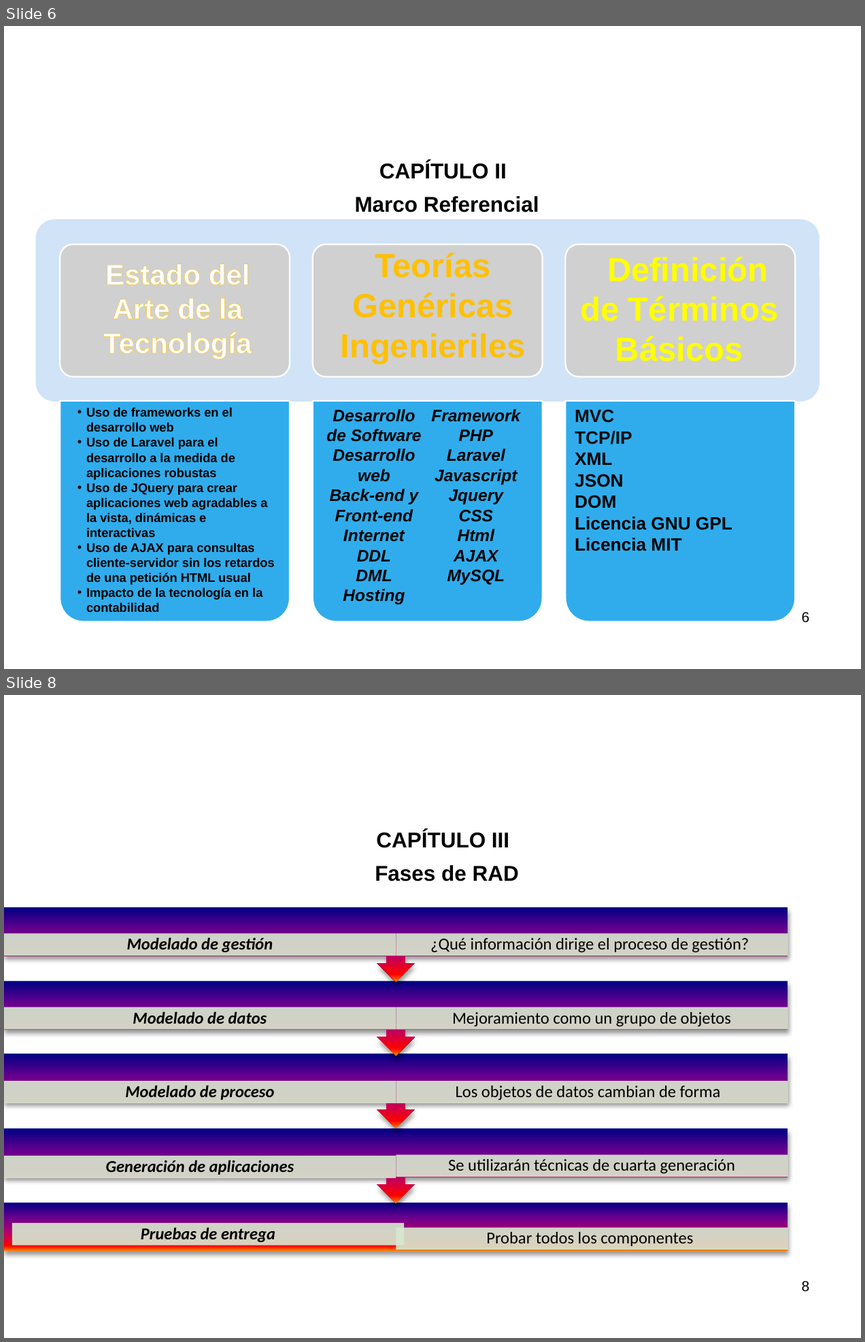
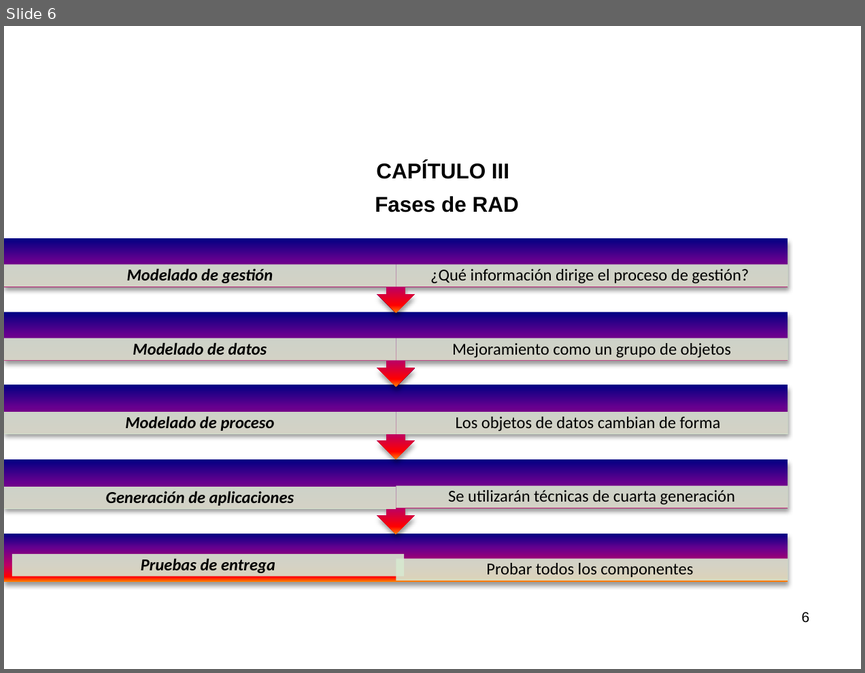
Before and after one commit to AEVegaEngineer/Tesis, a slide deck: diapositivas Andrés Vega.pptx. Shown one above the other, each under a label of ours: slides 6 and 8 before the commit, slide 6 after it; the slides between them are not shown. The pictures are 865x1342 and 865x673 pixels, drawn with LibreOffice and Linux fonts; fonts in the diff are those of the drawing; grey boxes stand for pictures; background and template pictures are left out. Boxes give left, top, right and bottom in pixels: in the first picture for what was removed or moved away, otherwise in the second. Text is boxed around its words. In the diff, an @@ line names an element or a change of style, - is before the commit and + after.

```diff
--- a/diapositivas Andrés Vega.pptx
+++ b/diapositivas Andrés Vega.pptx
@@ slide 6 removed at [4, 26, 861, 669], background picture (left out) @@
@@ text removed at [379, 161, 506, 179] @@
-CAPÍTULO II
@@ text removed at [355, 196, 539, 212] @@
-Marco Referencial
@@ text removed at [103, 263, 252, 359] @@
-Estado del Arte de la Tecnología
@@ text removed at [341, 252, 526, 364] @@
-Teorías Genéricas Ingenieriles
@@ text removed at [580, 257, 778, 361] @@
-Definición de Términos Básicos
@@ text removed at [86, 407, 275, 611] @@
-• Uso de frameworks en el desarrollo web
-• Uso de Laravel para el desarrollo a la medida de aplicaciones robustas
-• Uso de JQuery para crear aplicaciones web agradables a la vista, dinámicas e interactivas
-• Uso de AJAX para consultas cliente-servidor sin los retardos de una petición HTML usual
-• Impacto de la tecnología en la contabilidad
@@ text removed at [326, 409, 422, 604] @@
-Desarrollo de Software
-Desarrollo web
-Back-end y Front-end
-Internet
-DDL
-DML
-Hosting
-Framework
-PHP
-Laravel
-Javascript
-Jquery
-CSS
-Html
-AJAX
-MySQL
@@ group removed at [37, 220, 819, 622]: 3 pictures, 3 round same rects, 1 rounded rectangle @@
@@ text removed at [575, 409, 732, 551] @@
-MVC
-TCP/IP
-XML
-JSON
-DOM
-Licencia GNU GPL
-Licencia MIT
@@ page number removed at [802, 611, 810, 622] @@
-6
@@ what was slide 8 is now slide 6 @@
@@ page number at [802, 611, 810, 622]: text changed @@
-8
+6
```
Also in this commit, not shown: 5 slides changed, 1 other slide removed, 1 other file.
